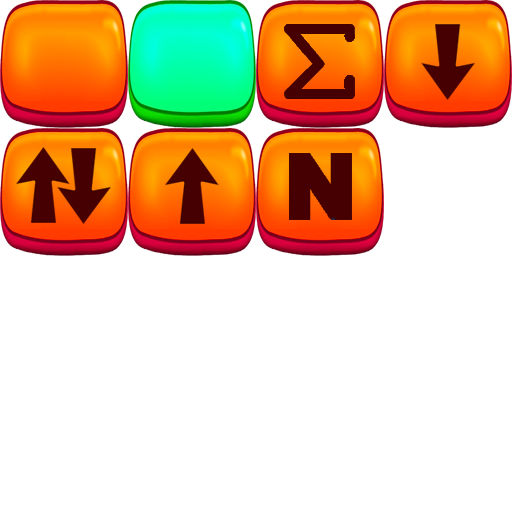
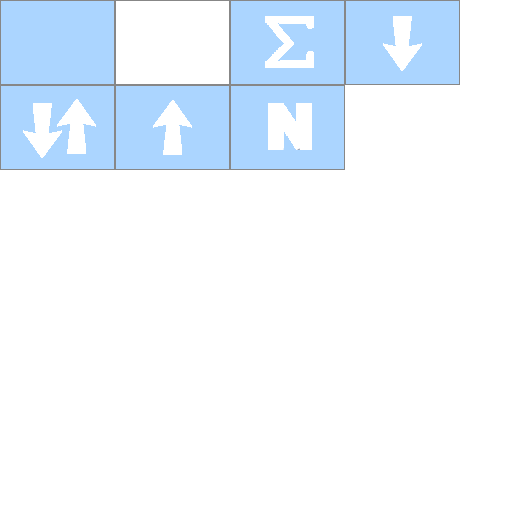
Layer changes from the first w=512, h=512 image to the second:
removed group "Empty" (2 layers) over box(128, 0, 256, 128)
renamed "Layer 4 copy" to "Hue/Saturation 3 copy 12", moved it out of group "Empty", painted on it over box(128, 0, 256, 155)
removed layer "Hue/Saturation 3 copy 3" over box(0, 0, 128, 128)
removed group "Sum" (2 layers) over box(256, 0, 384, 128)
moved "Hue/Saturation 3 copy 9" out of group "Down", painted on it over box(383, 16, 475, 100)
removed layer "Hue/Saturation 3 copy 5" from group "Down" over box(384, 0, 512, 128)
removed group "Up" (2 layers) over box(128, 128, 256, 256)
removed layer "Hue/Saturation 3 copy 6" from group "Up" over box(128, 128, 256, 256)
removed group "Free" (3 layers) over box(0, 128, 128, 256)
removed layer "Hue/Saturation 3 copy 7" from group "Free" over box(0, 128, 128, 256)
moved "Layer 3" out of group "Group 1", painted on it over box(268, 103, 352, 220)
removed layer "Hue/Saturation 3 copy 4" from group "N" over box(256, 128, 384, 256)
removed group "Down" (2 layers) over box(384, 0, 512, 128)
moved "Layer 1" out of group "Sum", painted on it over box(265, 16, 355, 99)
removed layer "Hue/Saturation 3 copy 2" from group "Sum" over box(256, 0, 384, 128)
removed group "N" (3 layers) over box(256, 128, 384, 256)
removed group "Group 1" (1 layers) from group "N" over box(289, 153, 352, 220)
added layer "Rectangle 1 copy" above "Rectangle 1 copy 3" over box(115, 0, 230, 85)
added layer "Rectangle 1 copy 3" above "Rectangle 1 copy 2" over box(345, 0, 460, 85)
added layer "Rectangle 1 copy 2" above "Rectangle 1 copy 6" over box(230, 0, 345, 85)
added layer "Rectangle 1 copy 6" above "Rectangle 1 copy 5" over box(230, 85, 345, 170)
added layer "Rectangle 1 copy 5" above "Rectangle 1 copy 4" over box(115, 85, 230, 170)
added layer "Rectangle 1 copy 4" above "Rectangle 1" over box(0, 85, 115, 170)
added layer "Rectangle 1" over box(0, 0, 115, 85)
…and 5 more changes (2 added, 3 removed)
